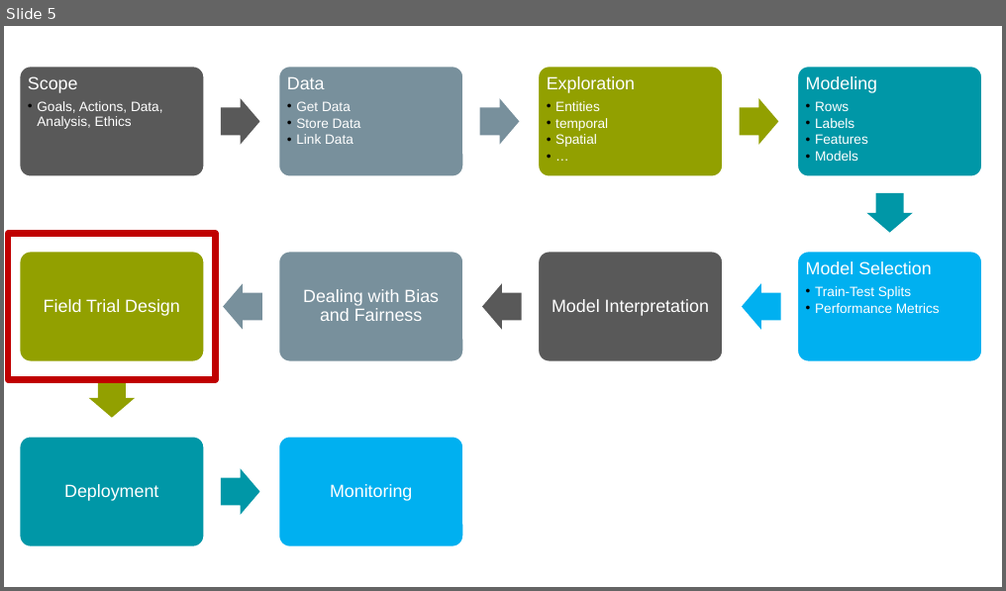
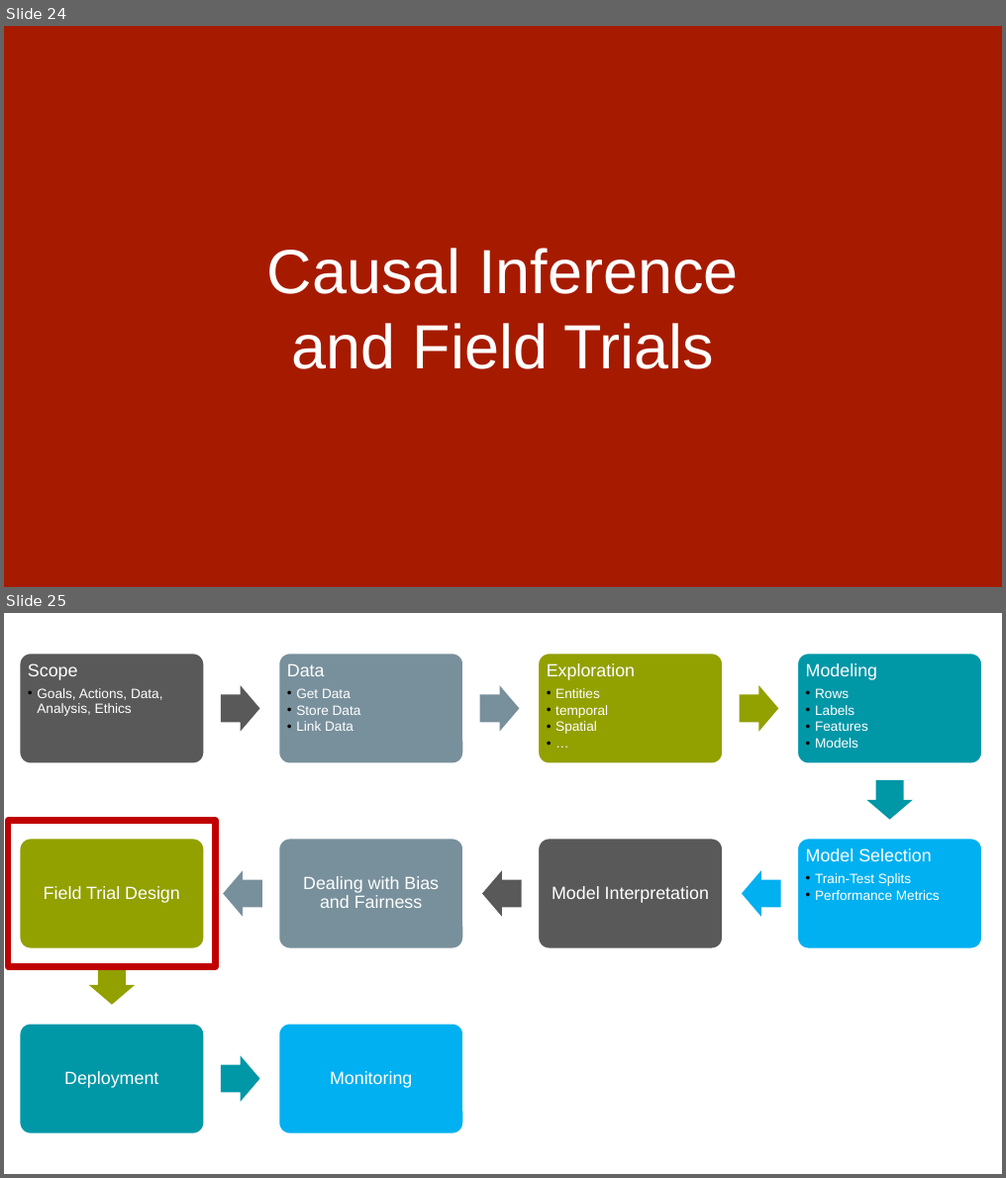
Before and after one commit to dssg/mlforpublicpolicylab, a slide deck: 14 - Presentations and Wrap-Up/causal inference.pptx. Shown one above the other, each under a label of ours: slide 5 before the commit, slides 24 and 25 after it. The pictures are 1006x591 and 1006x1178 pixels, drawn with LibreOffice and Linux fonts; fonts in the diff are those of the drawing. Boxes give left, top, right and bottom in pixels: in the first picture for what was removed or moved away, otherwise in the second. Text is boxed around its words. In the diff, an @@ line names an element or a change of style, - is before the commit and + after.

Commit message:
wrap up and causal inference slides

```diff
--- a/14 - Presentations and Wrap-Up/causal inference.pptx
+++ b/14 - Presentations and Wrap-Up/causal inference.pptx
@@ slide 24 added at box(4, 26, 1002, 587), background #FFFFFF @@
@@ rectangle added at box(4, 26, 1002, 587), fill #A61B00, outline #A61B00 2 pt, 60 pt, text #FFFFFF @@
+Causal Inference
+and Field Trials
@@ what was slide 5 is now slide 25 @@
```
Also in this commit, not shown: 3 slides changed, 19 other slides added.
